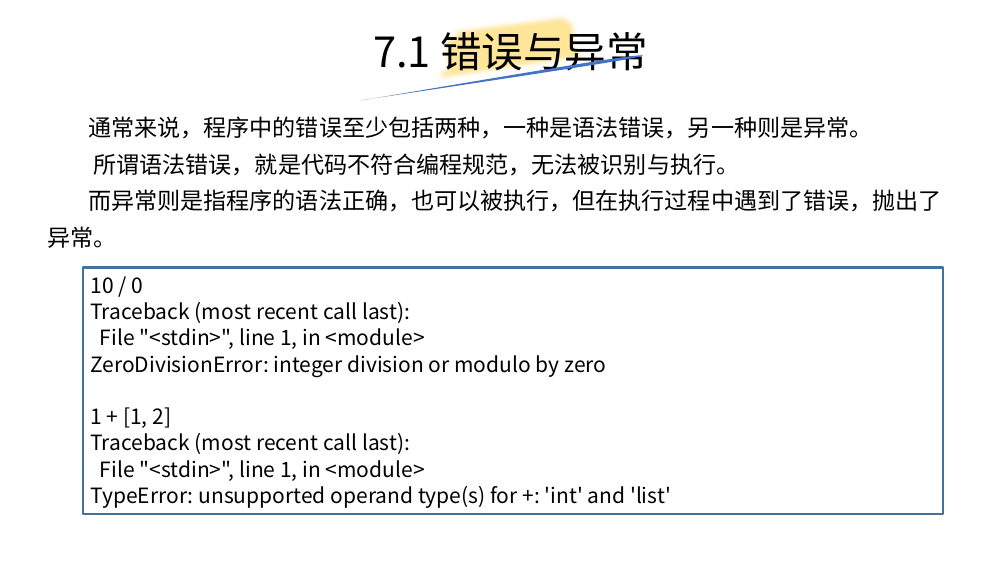
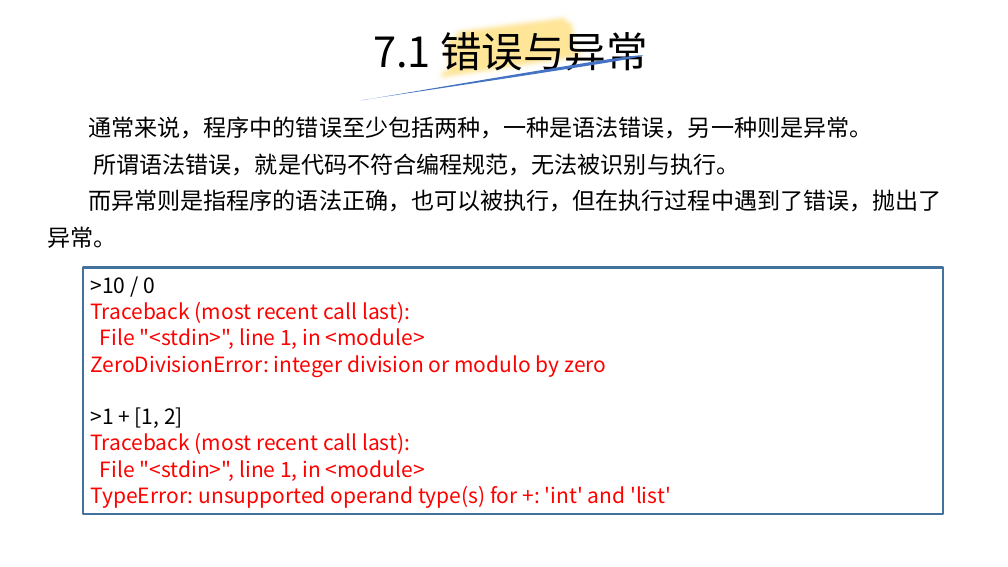
Before and after one commit to yiwenliu/CorePython, a slide deck: slide 59 of PPT/CorePython.pptx. Drawn at 1008x567 pixels with LibreOffice and Linux fonts; fonts in the diff are those of the drawing. Boxes give left, top, right and bottom in pixels: in the first picture for what was removed or moved away, otherwise in the second. Text is boxed around its words. In the diff, an @@ line names an element or a change of style, - is before the commit and + after.

```diff
--- a/PPT/CorePython.pptx
+++ b/PPT/CorePython.pptx
@@ text in rectangle at (90, 277, 155, 294): text changed @@
-10 / 0
+>10 / 0
@@ text in rectangle at (90, 302, 671, 508): text colour #000000 to #FF0000 @@
@@ text in rectangle at (90, 407, 183, 428): text changed @@
-1 + [1, 2]
+>1 + [1, 2]
```
Also in this commit, not shown: 2 other slides changed, 3 slides added, 2 other files.
